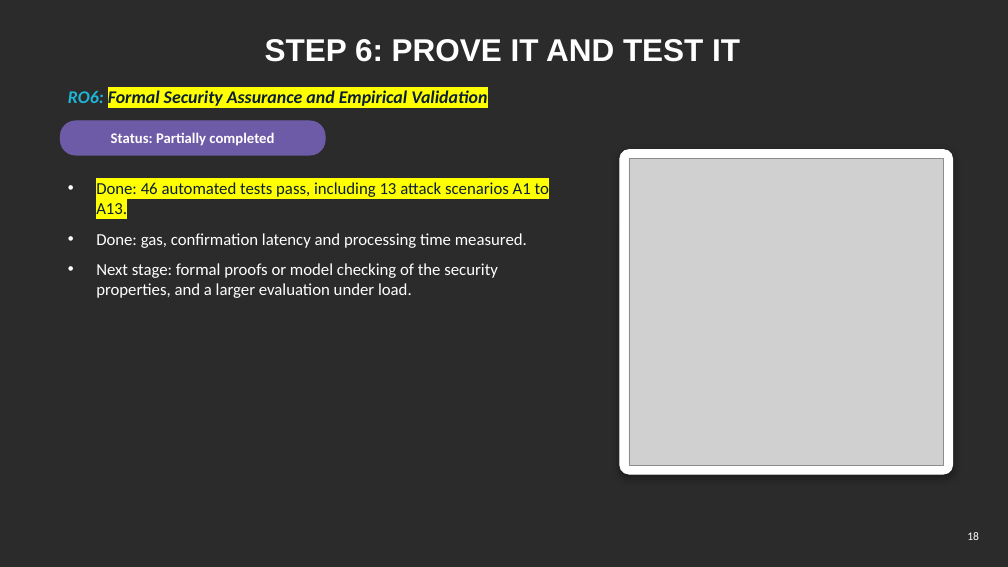
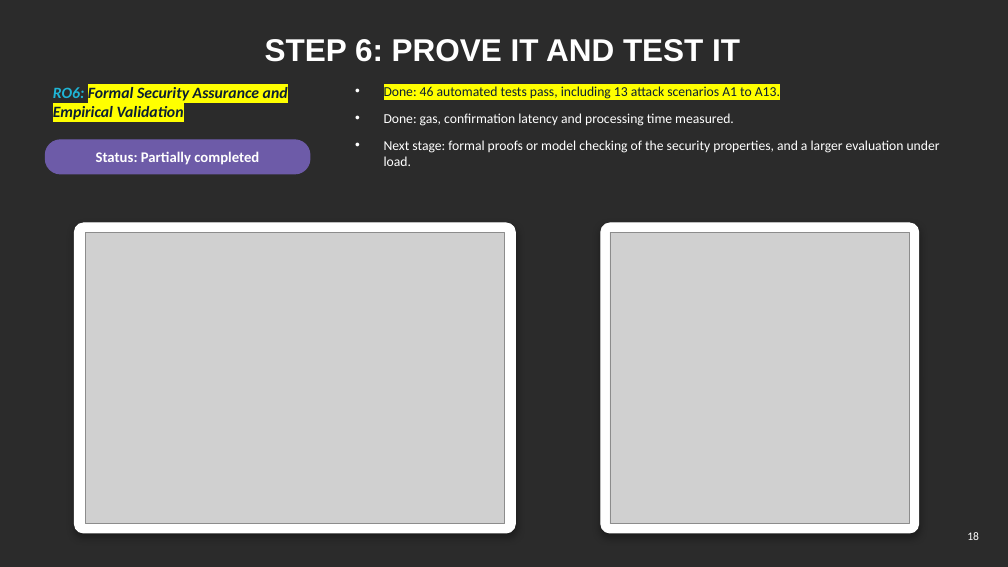
Before and after one commit to yasir12345678900/HealthRWA-Sepolia-Personal-try, a slide deck: slide 18 of docs/Yasir_Candidature_Reassessment_Slides_Simple_YELLOW_changes.pptx. Drawn at 1008x567 pixels with LibreOffice and Linux fonts; fonts in the diff are those of the drawing; grey boxes stand for pictures; background and template pictures are left out; a plain dark background stands for a picture behind light text. Boxes give left, top, right and bottom in pixels: in the first picture for what was removed or moved away, otherwise in the second. Text is boxed around its words. In the diff, an @@ line names an element or a change of style, - is before the commit and + after.

```diff
--- a/docs/Yasir_Candidature_Reassessment_Slides_Simple_YELLOW_changes.pptx
+++ b/docs/Yasir_Candidature_Reassessment_Slides_Simple_YELLOW_changes.pptx
@@ text "RO6: Formal Security Assurance and ..." moved from (x1=68, y1=90, x2=487, y2=109) to (x1=53, y1=87, x2=288, y2=120) @@
@@ text "RO6: Formal Security Assurance and ..." at (x1=53, y1=87, x2=288, y2=120): size 17 to 15 pt; vertical alignment middle to top @@
@@ text "Done: 46 automated tests pass, ..." moved from (x1=96, y1=182, x2=549, y2=298) to (x1=384, y1=86, x2=940, y2=166) @@
@@ text "Done: 46 automated tests pass, ..." at (x1=384, y1=86, x2=940, y2=166): size 16 to 13 pt @@
@@ text "Status: Partially completed" moved from (x1=111, y1=132, x2=274, y2=146) to (x1=96, y1=151, x2=259, y2=165) @@
@@ rounded rectangle moved from (x1=60, y1=121, x2=325, y2=155) to (x1=45, y1=140, x2=310, y2=174) @@
@@ rounded rectangle resized from (x1=620, y1=150, x2=953, y2=474) to (x1=74, y1=223, x2=515, y2=533) @@
@@ rounded rectangle at (x1=74, y1=223, x2=515, y2=533): proportions changed @@
@@ picture added at (x1=85, y1=232, x2=505, y2=524) @@
@@ rounded rectangle added at (x1=601, y1=223, x2=919, y2=533), fill #FFFFFF, outline #FFFFFF 1 pt @@
@@ picture resized from (x1=629, y1=159, x2=944, y2=465) to (x1=610, y1=232, x2=910, y2=524) @@
```
Also in this commit, not shown: 5 other slides changed, 3 other files.
